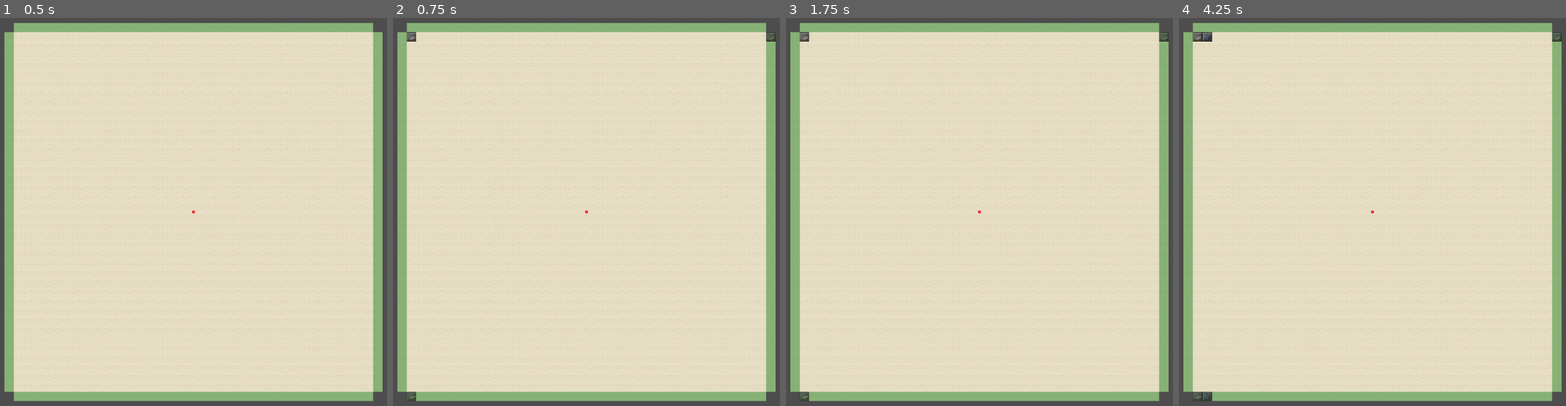
Above: before the commit, frames 1-4 (left to right).
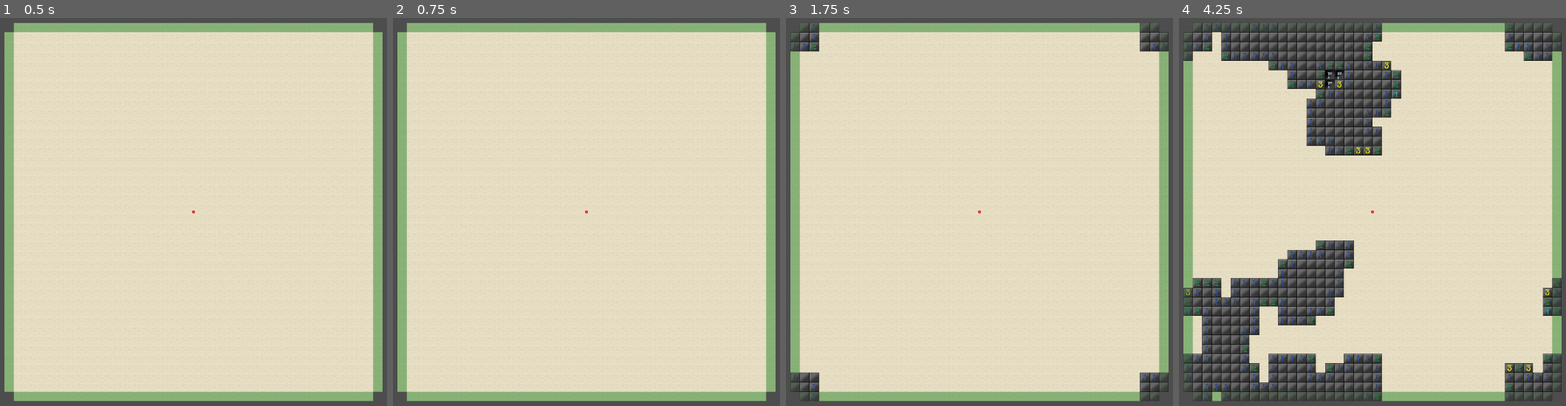
Above: after the commit, the same moments.

Repository: dokicoder/ToruSpace
Game: Godot game, scene res://scenes/Game.tscn
Same seed, same stepped clock (60 frames per second), same inputs: the game is played once before the commit and once after it.
Inputs (mouse positions are in pixels of both pictures, inside the frame that each line leads up to):
- Up to frame 1 (0.5 s): no input
- Up to frame 2 (0.75 s): tap Enter at 0.5 s; move the mouse to (412, 37) at 0.52 s; click (412, 37) at 0.67 s
- Up to frame 3 (1.75 s): tap Space at 1.25 s; move the mouse to (1165, 37) at 1.27 s; click (1165, 37) at 1.42 s
- Up to frame 4 (4.25 s): move the mouse to (1198, 398) at 2.02 s; click (1198, 398) at 2.17 s; move the mouse to (1206, 37) at 2.77 s; click (1206, 37) at 2.92 s; move the mouse to (1206, 398) at 3.52 s; click (1206, 398) at 3.67 s

Frame 1 is identical in both runs. In frame 2, 0.2% of the frame differs, in the area x 3-99%, y 3-99%; in frame 3, 1.9%; in frame 4, 26%, in the area x 1-99%, y 1-99%.

Commit message:
implement, fix and optimize auto-marking

Diff:
--- a/scripts/Board.gd
+++ b/scripts/Board.gd
@@ -24,22 +24,24 @@
 	board.set_field_at(9, 1, MineField.FieldState.MINE_LIVE)
 	board.set_field_at(10, 1, MineField.FieldState.MINE_EXPLODED)
 
-func _ready() -> void:
-	pass # Replace with function body.
-	board = MineField.new()
-
+func reset():
 	board.init(width, height)
 
 	var num_mines = int(width * height * 0.11)
 
 	board.deploy_random_mines(num_mines)
 
+func _ready() -> void:
+	pass # Replace with function body.
+	board = MineField.new()
+
+	reset()
+
 	#_debug_set_all_field_mask_types()
-
 
 func _process(delta: float) -> void:
 	delta_acc += delta
 	if(delta_acc > STEP):
 		delta_acc -= STEP
-		board.flood_step()
-		board.mark_cleared_mines()
+		if board.flood_step():
+			board.mark_cleared_mines()
--- a/scripts/Field.gd
+++ b/scripts/Field.gd
@@ -17,7 +17,9 @@
 			MOUSE_BUTTON_LEFT:
 				if event.pressed:
 					print("%d / %d" % [_x, _y])
-					Brd.board.make_move(_x, _y, MineField.MoveType.CLEAR_FIELD)
+					var res = Brd.board.make_move(_x, _y, MineField.MoveType.CLEAR_FIELD)
+					if not res:
+						Brd.reset()
 			MOUSE_BUTTON_RIGHT:
 				if event.pressed:
 					Brd.board.make_move(_x, _y, MineField.MoveType.RESET_MASK)
--- a/scripts/Game.gd
+++ b/scripts/Game.gd
@@ -6,9 +6,9 @@
 	if mask == MineField.MaskState.BLIND:
 		return Vector2(6 * 128, 128)
 	if mask == MineField.MaskState.MARKED_MINE:
+		return Vector2(128, 3 * 128)
+	if mask == MineField.MaskState.MARKED_UNSURE:
 		return Vector2(0, 3 * 128)
-	if mask == MineField.MaskState.MARKED_UNSURE:
-		return Vector2(128, 3 * 128)
 
 	if field == MineField.FieldState.MINE_LIVE:
 		return Vector2(128, 128)
--- a/scripts/MineField.gd
+++ b/scripts/MineField.gd
@@ -27,7 +27,8 @@
 # TODO: may be more efficient as some packed array
 var _field: PackedByteArray = []
 var _mask: PackedByteArray = []
-var _mine_idx_list: PackedInt32Array = []
+# list of mines to check for automatic marking
+var _clear_tracker_mine_idx_list: Array[int] = []
 var _flood_list: PackedInt32Array = []
 var _closed_list: PackedInt32Array = []
 
@@ -55,7 +56,7 @@
 	#_mask.resize((_width * _height))
 	_field.clear()
 	_mask.clear()
-	_mine_idx_list.clear()
+	_clear_tracker_mine_idx_list.clear()
 	_flood_list.clear()
 	_closed_list.clear()
 
@@ -124,7 +125,7 @@
 		return false
 
 	set_field_at_idx(idx, FieldState.MINE_LIVE)
-	_mine_idx_list.append(idx)
+	_clear_tracker_mine_idx_list.append(idx)
 	for neighbor_idx in get_neighbor_field_indizes(idx):
 		increment_field_at_idx(neighbor_idx)
 
@@ -193,10 +194,10 @@
 
 	var numAdjacentBlinds: int = 0
 	for neighbor_idx in get_neighbor_field_indizes(field_idx):
-		var neighborMask = _mask[neighbor_idx]
+		var neighbor_mask = get_mask_at_idx(neighbor_idx)
 		# count the mine candidates around number
 		# todo: ever heard of map/reduce ?
-		if neighborMask != MaskState.CLEAR:
+		if neighbor_mask != MaskState.CLEAR:
 			numAdjacentBlinds += 1
 
 	# if number of blinds equals mine count it can be considered obvious how many mines there are
@@ -209,13 +210,14 @@
 		return false
 
 	for neighbor_idx in get_neighbor_field_indizes(field_idx):
-		var neighborMask = _mask[neighbor_idx]
-		var neighbor_val = _field[neighbor_idx]
-		if neighborMask == MaskState.BLIND && neighbor_val != FieldState.MINE_LIVE:
+		var neighbor_mask = get_mask_at_idx(neighbor_idx)
+		var neighbor_val = get_field_at_idx(neighbor_idx)
+		if neighbor_mask == MaskState.BLIND && neighbor_val != FieldState.MINE_LIVE:
 			return false
-		if neighborMask == MaskState.CLEAR && !_mom_helper(neighbor_idx):
+		if neighbor_mask == MaskState.CLEAR && !_mom_helper(neighbor_idx):
 			return false
 
+	set_mask_at_idx(field_idx, MaskState.MARKED_MINE)
 	# TODO: make optional and expose to options menu
 	return true
 
@@ -259,7 +261,7 @@
 			# now actually delete surrounding mines and replace them with their according field value
 			set_field_at_idx(neighbor_idx, new_neighbor_val)
 			# remove
-			_mine_idx_list.remove_at(_mine_idx_list.find(neighbor_idx))
+			_clear_tracker_mine_idx_list.remove_at(_clear_tracker_mine_idx_list.find(neighbor_idx))
 			num_removed_mines += 1
 	# there were mines removed, we want to know of that
 	# actualNumberOfMines -= num_removed_mines
@@ -293,28 +295,31 @@
 	# fullyFloodFrom(field)
 
 	# congrats, you are dead. or lost a life
-	# if field_val == FieldState.MINE_LIVE:
+	return field_val != FieldState.MINE_LIVE
 	# 	set_field_at(x, y, FieldState.MINE_EXPLODED)
 	# 	set_mask_at(x, y, MaskState.MARKED_MINE)
 	# 	return false
 
-	return true
-
 
 # mark all mines the player probably has identified
 # TODO: maybe finer-tune implementation
 func mark_cleared_mines():
-	for index in _mine_idx_list:
-		if mark_obvious_mine(index):
+	print(_clear_tracker_mine_idx_list.size(), " mines to check")
+
+	var indizes_to_delete: Array[int] = []
+
+	for index in range(_clear_tracker_mine_idx_list.size()):
+		var mine_idx = _clear_tracker_mine_idx_list[index]
+		if mark_obvious_mine(mine_idx):
 			# mark for deletion
-			_mine_idx_list[index] = -1
-			# _numberOfMarkedMines += 1
+			indizes_to_delete.append(mine_idx)
 			print("marked cleared mine")
 
 	# filter the elements marked for deletion
-	_mine_idx_list = Array(_mine_idx_list).filter(func (e): e != -1)
-
-func make_move(x: int, y: int, type: MoveType):
+	for mine_idx in indizes_to_delete:
+		_clear_tracker_mine_idx_list.remove_at(_clear_tracker_mine_idx_list.find(mine_idx))
+
+func make_move(x: int, y: int, type: MoveType) -> bool:
 	assert(x >= 0 && x < _width && y >= 0 && y < _height)
 	print("Make move  -> ", MoveType.keys()[type], " at ", x, ", ", y)
 
@@ -325,14 +330,18 @@
 	elif type == MoveType.RESET_MASK:
 		set_mask_at(x, y, MaskState.BLIND)
 	elif type == MoveType.CLEAR_FIELD:
-		clear_field(x, y)
+		return clear_field(x, y)
 	else:
 		print("Invalid move type")
 
+	return true
+
 func flood_step():
 	# print("FloodStep - current floodList size: %d" % _flood_list.size())
 
 	var next_flood_list: PackedInt32Array = []
+
+	var did_flood = not _flood_list.is_empty()
 
 	if _flood_list.size() > 0:
 		print("flood count: ", _flood_list.size())
@@ -361,4 +370,4 @@
 	_closed_list = _flood_list
 	_flood_list = next_flood_list
 
-	return not next_flood_list.is_empty()
+	return did_flood
